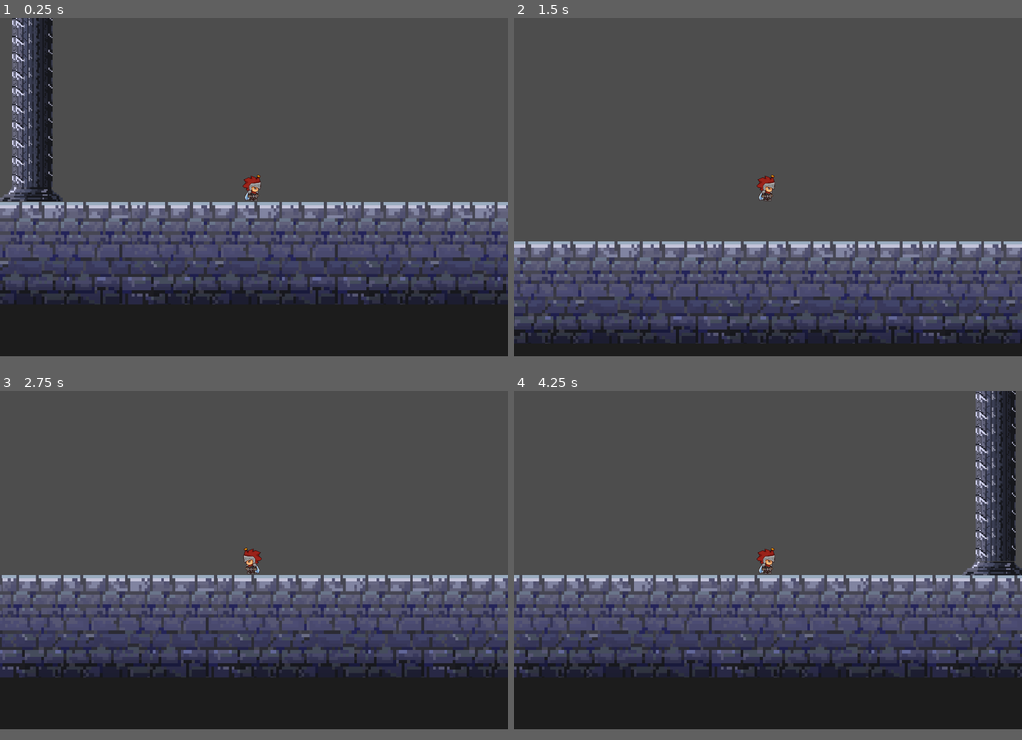
Above: before the commit, frames 1-4 (two rows, left to right).
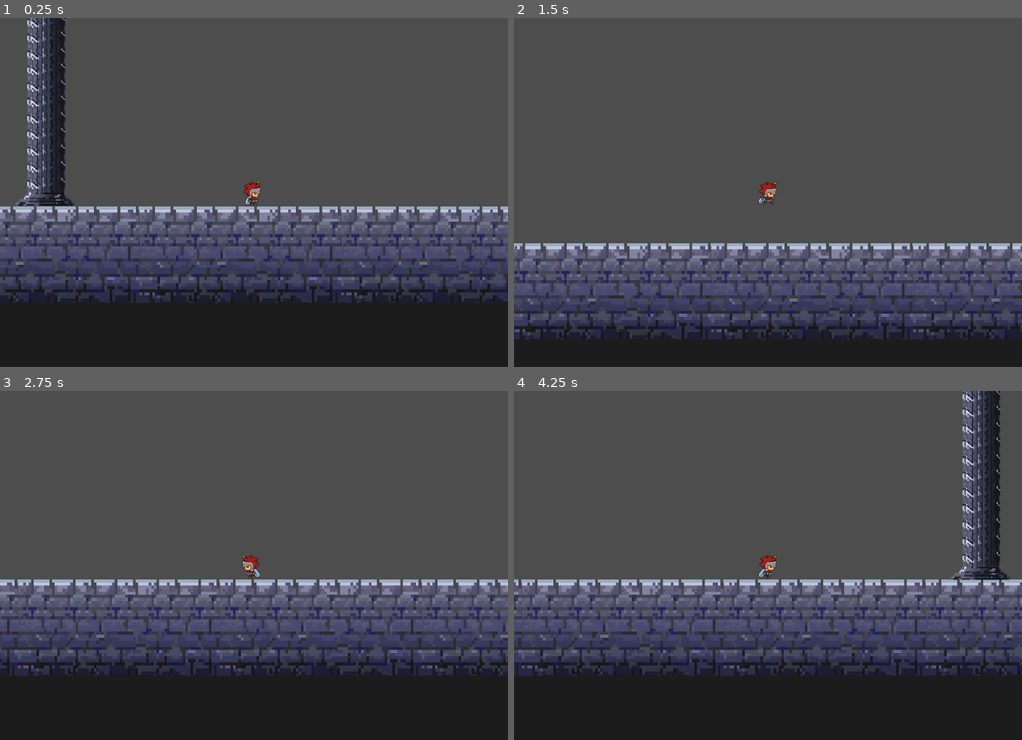
Above: after the commit, the same moments.

Repository: Algebra6/game_1
Game: Godot game, scene res://Scenes/stage_1.tscn
Same seed, same stepped clock (60 frames per second), same inputs: the game is played once before the commit and once after it.
Inputs:
- Up to frame 1 (0.25 s): no input
- Up to frame 2 (1.5 s): tap Enter at 0.5 s; hold Space (jump) 0.53-1.28 s; hold D (move_right) from 0.53 s (still down); tap Space (jump) at 1.35 s
- Up to frame 3 (2.75 s): tap Space (jump) at 1.52, 1.82 s; release D (move_right) at 2.03 s; hold A (move_left) from 2.03 s (still down); hold Space (jump) from 2.03 s (still down)
- Up to frame 4 (4.25 s): release A (move_left) at 2.78 s; release Space (jump) at 2.78 s; hold D (move_right) from 2.78 s (still down); tap Space (jump) at 2.85, 3.02, 3.32 s; hold Space (jump) from 3.53 s (still down)
In our replay, the window is 800x533 before the commit and 800x550 after it. These sizes can differ from the game's own. Grey fills any space a smaller window leaves; there, only what the larger window draws over its background counts as a difference.

The runs differ from the first frame. In frame 1, 17% of the frame differs, in the area x 0-100%, y 0-83%; in frame 2, 11%; in frame 3, 13%; in frame 4, 17%.

Commit message:
Add player animations
added idle, walking, jumping animations

Diff:
--- a/fighting-game/Scenes/player.tscn
+++ b/fighting-game/Scenes/player.tscn
@@ -6,6 +6,14 @@
 [ext_resource type="Texture2D" uid="uid://dg4fik3ghofqx" path="res://Art/Knight/idle/Knight_idle_02.png" id="4_x3wgy"]
 [ext_resource type="Texture2D" uid="uid://sweetbd8fm47" path="res://Art/Knight/idle/Knight_idle_03.png" id="5_3smsa"]
 [ext_resource type="Texture2D" uid="uid://bterv4pcexmn" path="res://Art/Knight/idle/Knight_idle_04.png" id="6_8erm5"]
+[ext_resource type="Texture2D" uid="uid://dfdhj5prsbm2w" path="res://Art/Knight/walk/Knight_walk_01.png" id="7_pu2lt"]
+[ext_resource type="Texture2D" uid="uid://da6hvhpbv1str" path="res://Art/Knight/jump/Knight_jump_01.png" id="8_7dp3o"]
+[ext_resource type="Texture2D" uid="uid://f3gk8gj44r8" path="res://Art/Knight/jump/Knight_jump_02.png" id="8_h4iuc"]
+[ext_resource type="Texture2D" uid="uid://c4kwhnngakhdc" path="res://Art/Knight/walk/Knight_walk_02.png" id="8_ukyrk"]
+[ext_resource type="Texture2D" uid="uid://d0sj0bxir2sch" path="res://Art/Knight/walk/Knight_walk_03.png" id="9_7dp3o"]
+[ext_resource type="Texture2D" uid="uid://c0w80y6gka7mg" path="res://Art/Knight/walk/Knight_walk_04.png" id="10_h4iuc"]
+[ext_resource type="Texture2D" uid="uid://p7o8jvebt14q" path="res://Art/Knight/walk/Knight_walk_05.png" id="11_fd4e3"]
+[ext_resource type="Texture2D" uid="uid://bjywftlu5a6pl" path="res://Art/Knight/walk/Knight_walk_06.png" id="12_qqcod"]
 
 [sub_resource type="RectangleShape2D" id="RectangleShape2D_tai8l"]
 size = Vector2(121, 151)
@@ -27,7 +35,7 @@
 
 [sub_resource type="Animation" id="Animation_tx1dd"]
 resource_name = "knight_idle"
-length = 0.56666666
+length = 0.9
 loop_mode = 1
 tracks/0/type = "value"
 tracks/0/imported = false
@@ -36,16 +44,51 @@
 tracks/0/interp = 1
 tracks/0/loop_wrap = true
 tracks/0/keys = {
-"times": PackedFloat32Array(0.06666668, 0.16666667, 0.3, 0.4, 0.5),
+"times": PackedFloat32Array(0.06666668, 0.23333333, 0.36666667, 0.53333336, 0.73333335),
 "transitions": PackedFloat32Array(1, 1, 1, 1, 1),
 "update": 1,
 "values": [ExtResource("1_k3ug5"), ExtResource("4_x3wgy"), ExtResource("5_3smsa"), ExtResource("6_8erm5"), ExtResource("5_3smsa")]
 }
 
+[sub_resource type="Animation" id="Animation_fd4e3"]
+resource_name = "jump"
+length = 0.16666667
+loop_mode = 1
+tracks/0/type = "value"
+tracks/0/imported = false
+tracks/0/enabled = true
+tracks/0/path = NodePath("Sprite2D:texture")
+tracks/0/interp = 1
+tracks/0/loop_wrap = true
+tracks/0/keys = {
+"times": PackedFloat32Array(0, 0.1),
+"transitions": PackedFloat32Array(1, 1),
+"update": 1,
+"values": [ExtResource("8_h4iuc"), ExtResource("8_7dp3o")]
+}
+
+[sub_resource type="Animation" id="Animation_igrcy"]
+resource_name = "knight_walk"
+loop_mode = 1
+tracks/0/type = "value"
+tracks/0/imported = false
+tracks/0/enabled = true
+tracks/0/path = NodePath("Sprite2D:texture")
+tracks/0/interp = 1
+tracks/0/loop_wrap = true
+tracks/0/keys = {
+"times": PackedFloat32Array(0, 0.14294124, 0.32612807, 0.5218049, 0.7147062, 0.8631986),
+"transitions": PackedFloat32Array(1, 1, 1, 1, 1, 1),
+"update": 1,
+"values": [ExtResource("7_pu2lt"), ExtResource("8_ukyrk"), ExtResource("9_7dp3o"), ExtResource("10_h4iuc"), ExtResource("11_fd4e3"), ExtResource("12_qqcod")]
+}
+
 [sub_resource type="AnimationLibrary" id="AnimationLibrary_gymyn"]
 _data = {
 &"RESET": SubResource("Animation_f1ek2"),
-&"knight_idle": SubResource("Animation_tx1dd")
+&"knight_idle": SubResource("Animation_tx1dd"),
+&"knight_jump": SubResource("Animation_fd4e3"),
+&"knight_walk": SubResource("Animation_igrcy")
 }
 
 [node name="Knight" type="CharacterBody2D" unique_id=828705993 node_paths=PackedStringArray("camera")]
--- a/fighting-game/Scripts/player_animator.gd
+++ b/fighting-game/Scripts/player_animator.gd
@@ -11,15 +11,13 @@
 	elif player_controller.direction == -1:
 		sprite.flip_h = true
 
-	animation_player.play("knight_idle")
 
-	# plays the movement animation
-	#if abs(player_controller.velocity.x) > 0.0:
-		#animation_player.play("move")
-	#else:
-		#animation_player.play("idle")
-	##plays the jump animation
-	#if player_controller.velocity.y < 0.0:
-		#animation_player.play("jump")
-	#elif player_controller.velocity.y > 0.0:
-		#animation_player.play("fall")
+
+	##plays the movement animation
+	if abs(player_controller.velocity.x) > 0.0:
+		animation_player.play("knight_walk")
+	else:
+		animation_player.play("knight_idle")
+
+	if player_controller.velocity.y != 0.0:
+		animation_player.play("knight_jump")
--- a/fighting-game/project.godot
+++ b/fighting-game/project.godot
@@ -17,8 +17,8 @@
 
 [display]
 
-window/size/viewport_width=1500
-window/size/viewport_height=1000
+window/size/viewport_width=1600
+window/size/viewport_height=1100
 
 [input]
 
Binary file added: fighting-game/Art/Knight/jump/Knight_jump_01.png
Not shown, added: fighting-game/Art/Knight/jump/Knight_jump_01.png.import
Binary file added: fighting-game/Art/Knight/jump/Knight_jump_02.png
Not shown, added: fighting-game/Art/Knight/jump/Knight_jump_02.png.import
Binary file added: fighting-game/Art/Knight/walk/Knight_walk_01.png
Not shown, added: fighting-game/Art/Knight/walk/Knight_walk_01.png.import
Binary file added: fighting-game/Art/Knight/walk/Knight_walk_02.png
Not shown, added: fighting-game/Art/Knight/walk/Knight_walk_02.png.import
Binary file added: fighting-game/Art/Knight/walk/Knight_walk_03.png
Not shown, added: fighting-game/Art/Knight/walk/Knight_walk_03.png.import
Binary file added: fighting-game/Art/Knight/walk/Knight_walk_04.png
Not shown, added: fighting-game/Art/Knight/walk/Knight_walk_04.png.import
(and 4 more such lines)
